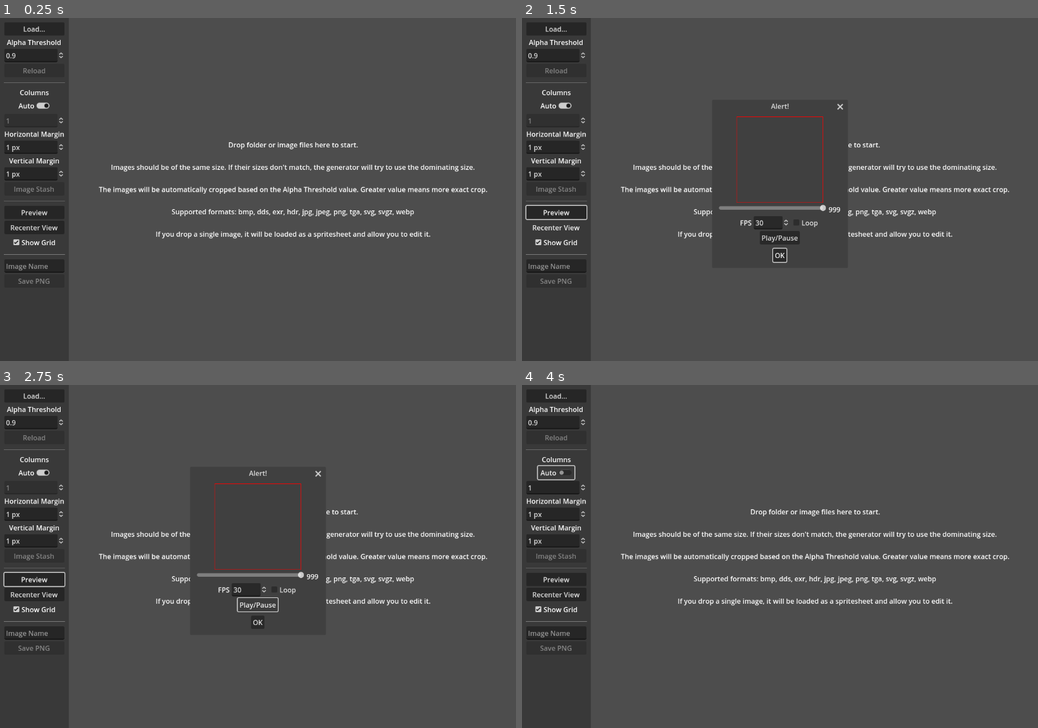
Above: before the commit, frames 1-4 (two rows, left to right).
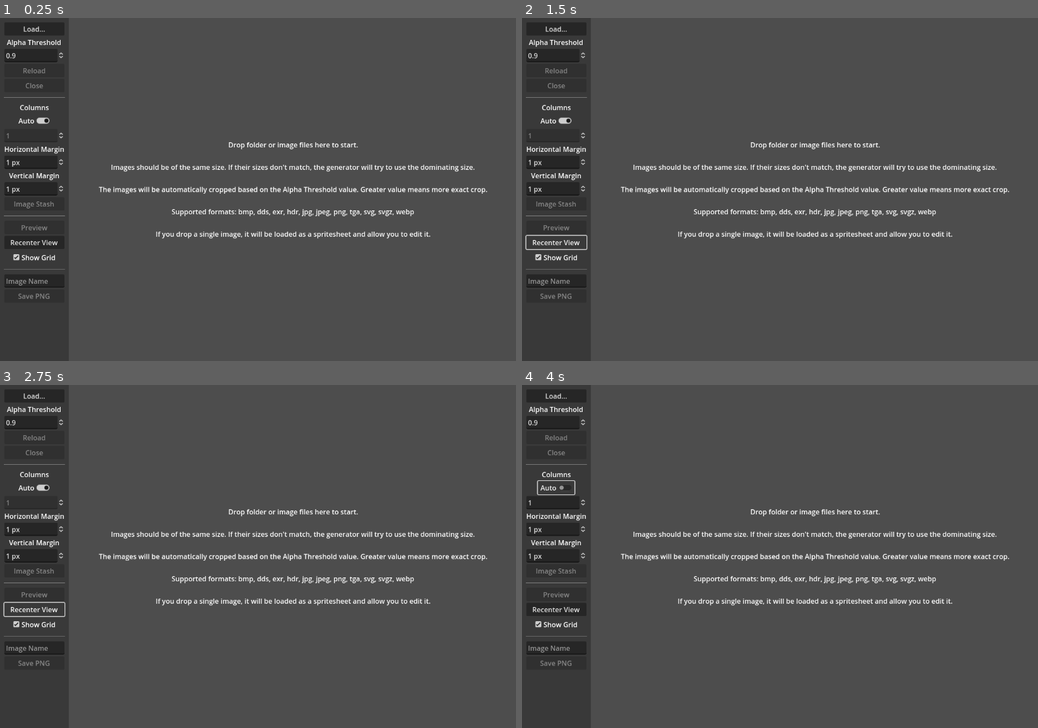
Above: after the commit, the same moments.

Repository: KoBeWi/Godot-Spritesheet-Generator
Game: Godot game, scene res://Source/Main.tscn
Same seed, same stepped clock (60 frames per second), same inputs: the game is played once before the commit and once after it.
Inputs (mouse positions are in pixels of both pictures, inside the frame that each line leads up to):
- Up to frame 1 (0.25 s): no input
- Up to frame 2 (1.5 s): click (558, 213) at 0.5 s, where only the run before the commit has a clickable "Preview"; click "Recenter View" at 1.25 s
- Up to frame 3 (2.75 s): click "Play/Pause" (after the commit: "Recenter View") at 2 s
- Up to frame 4 (4 s): click (780, 621) at 2.75 s, where only the run before the commit has a clickable "OK"; click "Auto" at 3.5 s

The runs differ from the first frame. In frame 1, 1.6% of the frame differs, in the area x 0-13%, y 18-82%; in frame 2, 3.9%, in the area x 0-64%, y 18-82%; in frame 3, 3.7%; in frame 4, 1.7%.

Commit message:
Preview stuff

Diff:
--- a/Source/Main.gd
+++ b/Source/Main.gd
@@ -118,6 +118,7 @@
 
 	%Reload.disabled = false
 	%SavePNG.disabled = false ## TODO: jakiś check czy wszystko w porządku
+	%Close.disabled = false
 	$SpritesheetView.recenter()
 
 func save_png() -> void:
@@ -146,6 +147,10 @@
 	format_filters.assign(Array(SUPPORTED_FORMATS).map(func(format: String) -> String: return "*.%s" % format))
 	#DisplayServer.file_dialog_show("Select Images", "res://", "", false, DisplayServer.FILE_DIALOG_MODE_OPEN_ANY, format_filters, files_selected)
 	DisplayServer.file_dialog_show("Select Images", "res://", "", false, DisplayServer.FILE_DIALOG_MODE_OPEN_FILES if option == 0 else DisplayServer.FILE_DIALOG_MODE_OPEN_DIR, [], files_selected)
+
+func close_spritesheet() -> void:
+	# TODO
+	pass # Replace with function body.
 
 
 #func load_images_from_file_list():
--- a/Source/Main.tscn
+++ b/Source/Main.tscn
@@ -81,6 +81,12 @@
 disabled = true
 text = "Reload"
 
+[node name="Close" type="Button" parent="PanelContainer/VBoxContainer/Import"]
+unique_name_in_owner = true
+layout_mode = 2
+disabled = true
+text = "Close"
+
 [node name="HSeparator" type="HSeparator" parent="PanelContainer/VBoxContainer"]
 layout_mode = 2
 
@@ -141,6 +147,7 @@
 
 [node name="Button2" type="Button" parent="PanelContainer/VBoxContainer/Display"]
 layout_mode = 2
+disabled = true
 text = "Preview"
 
 [node name="Button" type="Button" parent="PanelContainer/VBoxContainer/Display"]
@@ -441,6 +448,8 @@
 unique_name_in_owner = true
 layout_mode = 2
 size_flags_horizontal = 3
+min_value = 1.0
+value = 1.0
 tick_count = 23
 
 [node name="FrameLabel" type="Label" parent="PreviewDialog/VBoxContainer/HBoxContainer"]
@@ -462,6 +471,7 @@
 unique_name_in_owner = true
 layout_mode = 2
 value = 30.0
+select_all_on_focus = true
 
 [node name="Loop" type="CheckBox" parent="PreviewDialog/VBoxContainer/HBoxContainer2"]
 unique_name_in_owner = true
@@ -475,6 +485,7 @@
 text = "Play/Pause"
 
 [connection signal="pressed" from="PanelContainer/VBoxContainer/Import/Reload" to="." method="load_images"]
+[connection signal="pressed" from="PanelContainer/VBoxContainer/Import/Close" to="." method="close_spritesheet"]
 [connection signal="toggled" from="PanelContainer/VBoxContainer/SpritesheetSettings/Auto" to="SpritesheetView/Spritesheet" method="toggle_auto"]
 [connection signal="value_changed" from="PanelContainer/VBoxContainer/SpritesheetSettings/Columns" to="." method="columns_changed"]
 [connection signal="value_changed" from="PanelContainer/VBoxContainer/SpritesheetSettings/MarginH" to="SpritesheetView/Spritesheet" method="hmargin_changed"]
--- a/Source/PreviewDialog.gd
+++ b/Source/PreviewDialog.gd
@@ -5,12 +5,16 @@
 
 func _ready() -> void:
 	set_process(false)
+	visibility_changed.connect(func():
+		if not visible:
+			set_process(false))
 
 func appear():
 	%FrameValue.value = 0
 	%FrameValue.max_value = %Grid.get_child_count() - 1
 	%FrameValue.tick_count = %Grid.get_child_count()
 	update_fps(%FPS.value)
+	update_frame(0)
 	time = 0
 	popup_centered()
 
